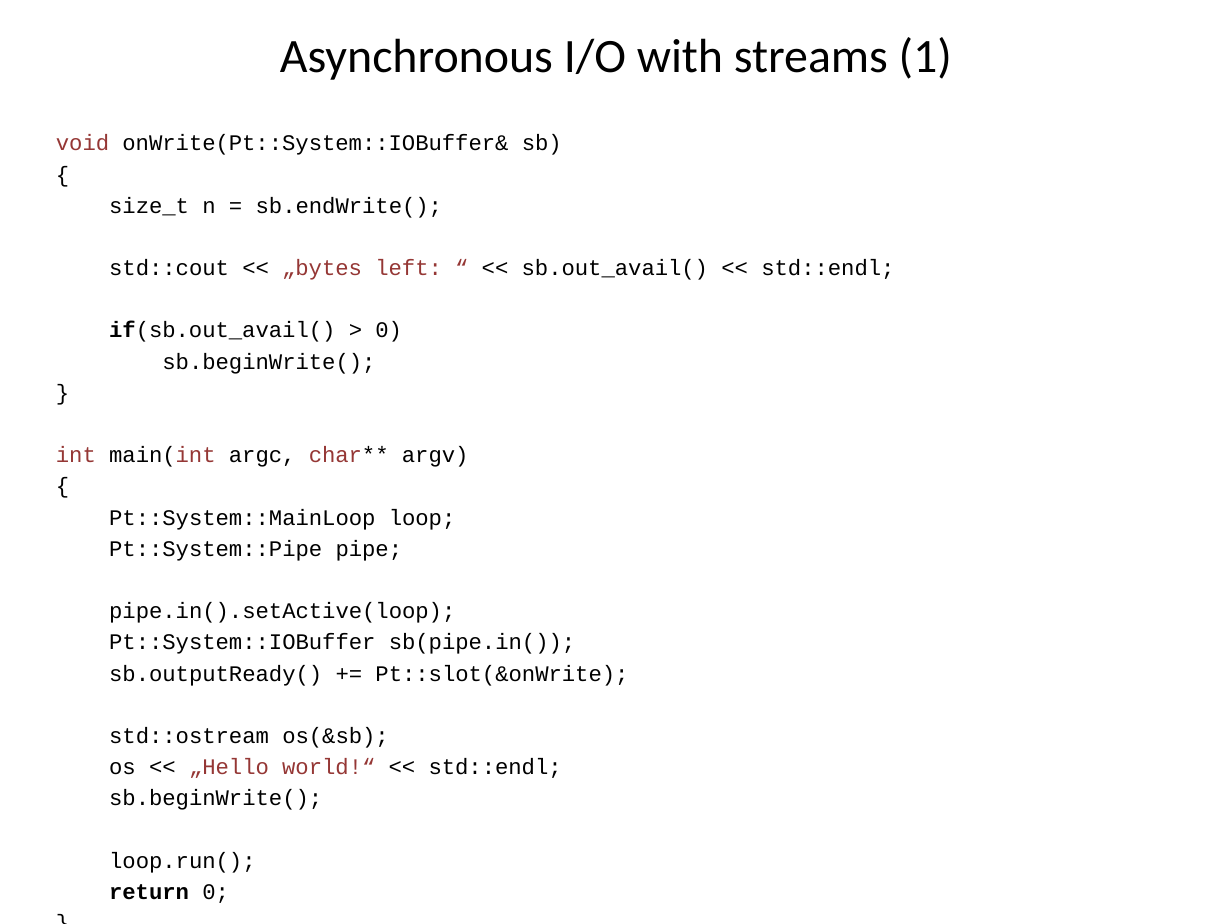
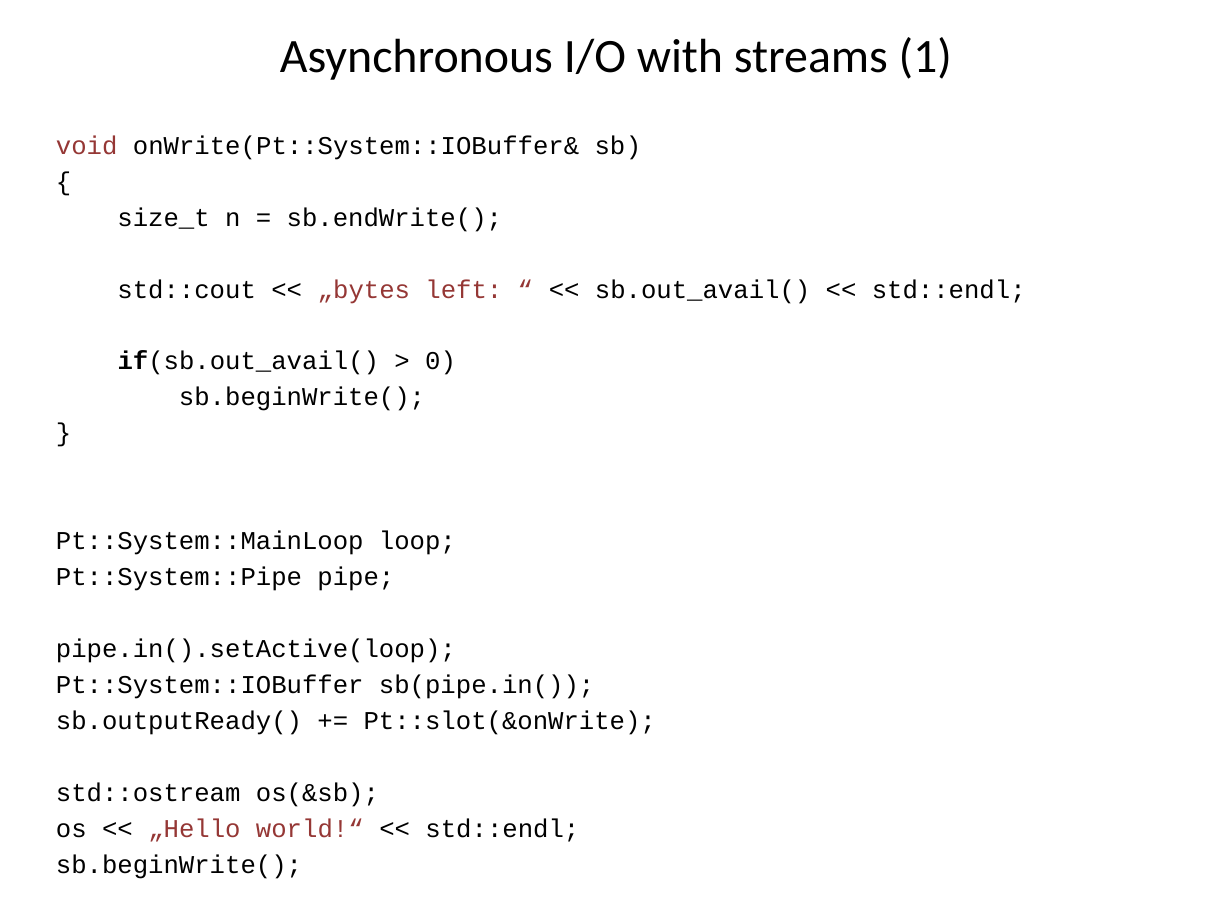
Before and after one commit to Pt-Framework/Pt, a slide deck: slide 9 of doc/other/asynchrony_for_the_masses.pptx. Drawn at 1232x924 pixels with LibreOffice and Linux fonts; fonts in the diff are those of the drawing. Boxes give left, top, right and bottom in pixels: in the first picture for what was removed or moved away, otherwise in the second. Text is boxed around its words. In the diff, an @@ line names an element or a change of style, - is before the commit and + after.

```diff
--- a/doc/other/asynchrony_for_the_masses.pptx
+++ b/doc/other/asynchrony_for_the_masses.pptx
@@ text "void onWrite(Pt::System::IOBuffer& sb)" at [56, 135, 1026, 879]: size 13 to 15 pt @@
@@ text at [56, 446, 469, 467]: paragraphs removed @@
-int main(int argc, char** argv)
-{
@@ text at [109, 884, 229, 903]: paragraphs removed @@
-return 0;
-}
```
Also in this commit, not shown: 3 other slides changed, 1 other file.
